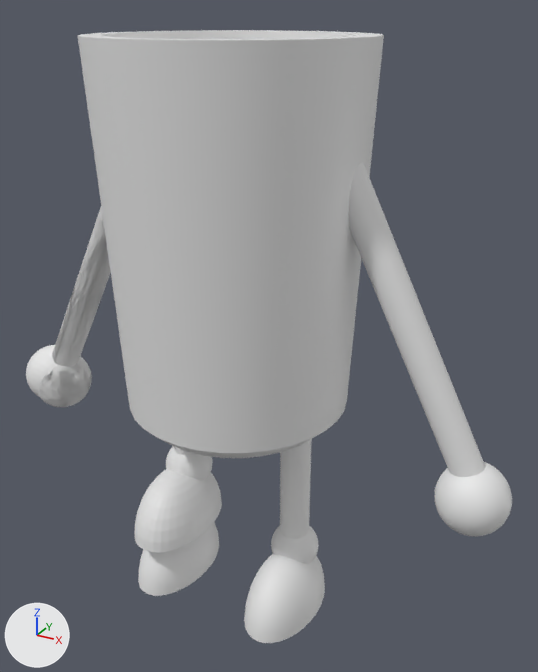
An edit to the FBX model Assets/gamejam.fbx, drawn before and after from the same camera.
Both versions are drawn from a camera (50 mm lens) standing at (2.79, -4.57, 1.16) and looking at (0.2, 0.15, -1.2). Every picture has the same lights, and +X, +Y and +Z are marked at lower left. Where no turn or scale is listed for an object, it has been applied to the vertices. Vertices at the same position are counted once.
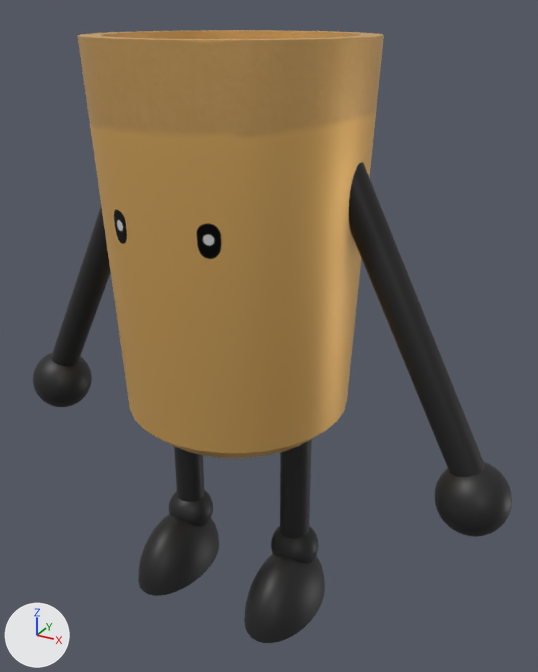
Scene script edits in JSON lines:
```json
{"op": "add", "block": "img_gamejam_material_002_maskmap_png", "code": ["img_gamejam_material_002_maskmap_png = load_image('gamejam_Material.002_MaskMap.png', 'gamejam_Material.002_MaskMap.png', 2048, 2048, 'Non-Color')"]}
{"op": "add", "block": "img_gamejam_material_002_basemap_png", "code": ["img_gamejam_material_002_basemap_png = load_image('gamejam_Material.002_BaseMap.png', 'gamejam_Material.002_BaseMap.png', 2048, 2048, 'sRGB')"]}
{"op": "add", "block": "img_gamejam_material_001_basemap_png", "code": ["img_gamejam_material_001_basemap_png = load_image('gamejam_Material.001_BaseMap.png', 'gamejam_Material.001_BaseMap.png', 2048, 2048, 'sRGB')"]}
{"op": "add", "block": "mat_material_002", "code": ["mat_material_002 = bpy.data.materials.new('Material.002')", "# uses the picture img_gamejam_material_002_basemap_png", "# uses the picture img_gamejam_material_002_maskmap_png"]}
{"op": "add", "block": "mat_material_001", "code": ["mat_material_001 = principled_material('Material.001')", "mat_material_001.texture = img_gamejam_material_001_basemap_png"]}
{"block": "me_cylinder_007", "where": "# used by ob_cylinder_004; location = (-0.856, 0.0, 0.185)"}
{"op": "remove", "block": "me_cylinder_007", "code": "me_cylinder_007.from_pydata(...)  # 4714 vertices, 4684 faces; spans x -1.35..3.06, y -1.0..1.0, z -3.66..0.81"}
{"op": "add", "block": "me_cylinder_007", "code": "me_cylinder_007.from_pydata(...)  # 4727 vertices, 4796 faces; spans x -1.35..3.06, y -1.0..1.0, z -3.66..0.81"}
{"block": "me_cylinder_007", "change": "me_cylinder_007 part 1: 3029 kept faces spanning x -1.15..3.06, y -0.68..0.31, z -3.66..0.17 get new texture (UV) coordinates"}
{"block": "me_cylinder_007", "change": "me_cylinder_007 part 2: 3974 faces spanning x -1.35..3.06, y -0.68..0.31, z -3.66..0.17 switch from no material to mat_material_001 (picture img_gamejam_material_001_basemap_png)"}
{"block": "me_cylinder_007", "change": "me_cylinder_007 part 3: 497 faces spanning x -0.14..1.86, y -1.0..1.0, z -2.11..0.81 switch from no material to mat_material_002"}
{"op": "remove", "block": "ob_cylinder_001", "code": ["ob_cylinder_001 = bpy.data.objects.new('Cylinder.001', me_cylinder_005)", "ob_cylinder_001.location = (-0.525, 0.0, -0.962)"]}
{"op": "remove", "block": "ob_cylinder_002", "code": ["ob_cylinder_002 = bpy.data.objects.new('Cylinder.002', me_cylinder_006)", "ob_cylinder_002.location = (-0.856, 0.0, 0.185)"]}
```

What differs and where, as boxes (x1, y1, x2, y2) in the pictures (538 x 672 px):
```json
{"object": "Cylinder.001", "change": "deleted", "before": [135, 446, 222, 552]}
{"object": "Cylinder.002", "change": "deleted", "before": [26, 209, 111, 407]}
{"part": 1, "of": "me_cylinder_007", "change": "surface changed", "before": [52, 162, 512, 596], "after": [52, 162, 512, 596], "on screen": "grey to black"}
{"part": 2, "of": "me_cylinder_007", "change": "recoloured", "before": [39, 356, 325, 643], "after": [39, 356, 325, 643], "on screen": "grey to black"}
{"part": 3, "of": "me_cylinder_007", "change": "recoloured", "before": [78, 30, 384, 458], "after": [78, 30, 384, 458], "on screen": "grey to brown"}
```
